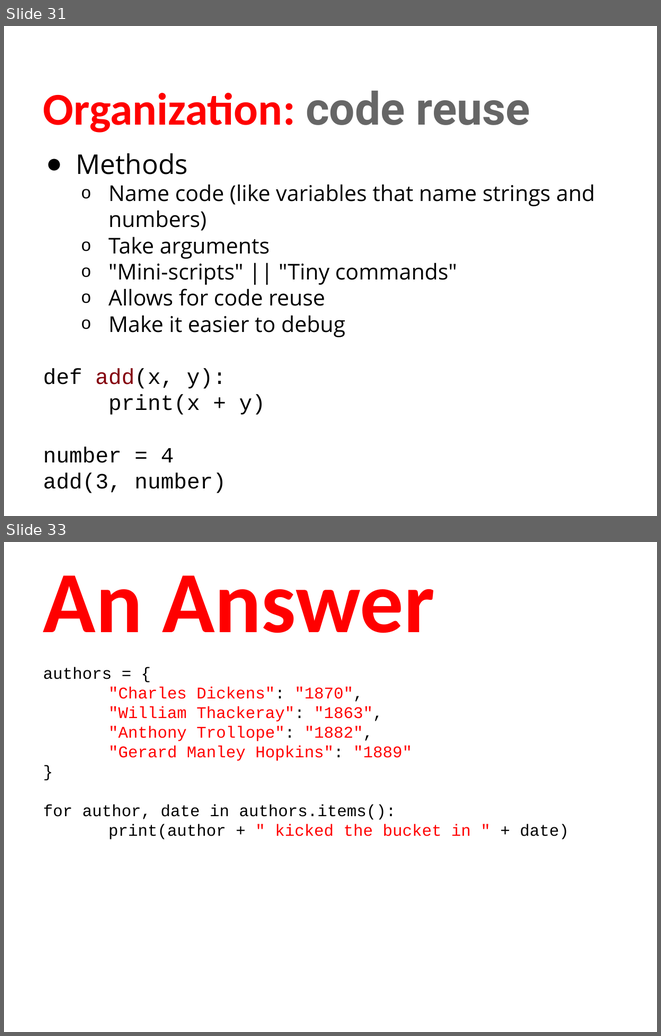
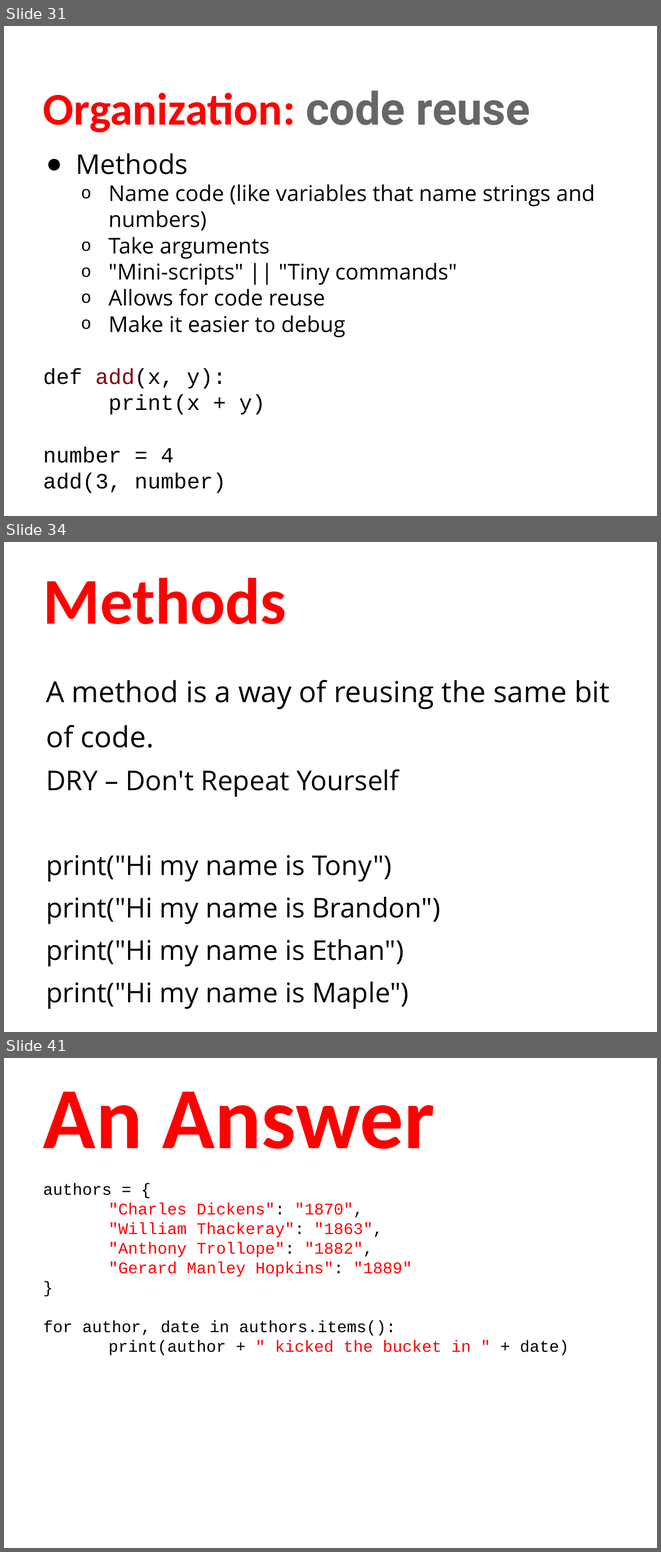
Before and after one commit to humanitiesprogramming/slides, a slide deck: 2018/python/Python Programming Concepts II.pptx. Shown one above the other, each under a label of ours: slides 31 and 33 before the commit, slides 31, 34 and 41 after it; the slides between them are not shown. The pictures are 661x1036 and 661x1552 pixels, drawn with LibreOffice and Linux fonts; fonts in the diff are those of the drawing. Boxes give left, top, right and bottom in pixels: in the first picture for what was removed or moved away, otherwise in the second. Text is boxed around its words. In the diff, an @@ line names an element or a change of style, - is before the commit and + after.

Commit message:
Update method work

```diff
--- a/2018/python/Python Programming Concepts II.pptx
+++ b/2018/python/Python Programming Concepts II.pptx
@@ slide 34 added at [4,542,657,1032], background #FFFFFF @@
@@ title added at [43,578,286,624], 72 pt, text #FF0000, bold @@
+Methods
@@ text added at [46,680,610,1009], 30 pt, text #000000 @@
+A method is a way of reusing the same bit of code.
+DRY – Don't Repeat Yourself
+print("Hi my name is Tony")
+print("Hi my name is Brandon")
+print("Hi my name is Ethan")
+print("Hi my name is Maple")
@@ what was slide 33 is now slide 41 @@
```
Also in this commit, not shown: 1 slide changed, 7 other slides added, 1 other file.
